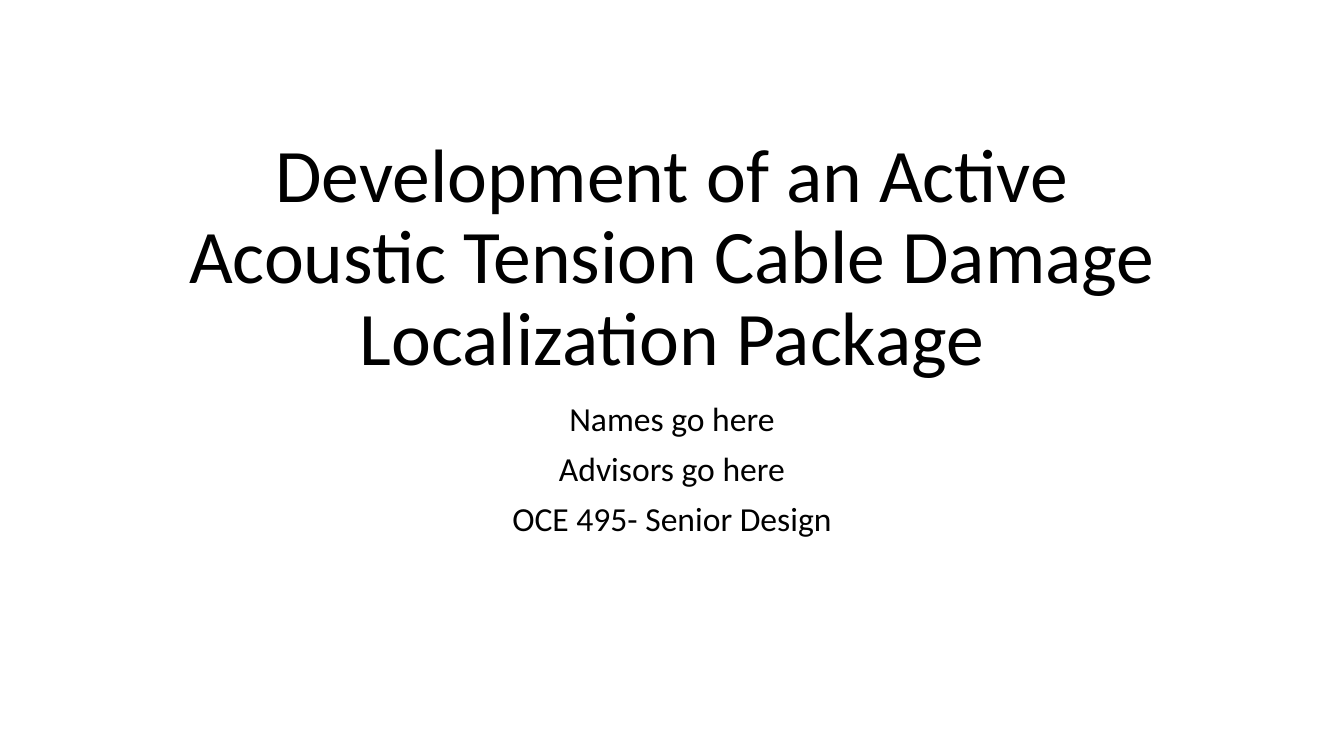
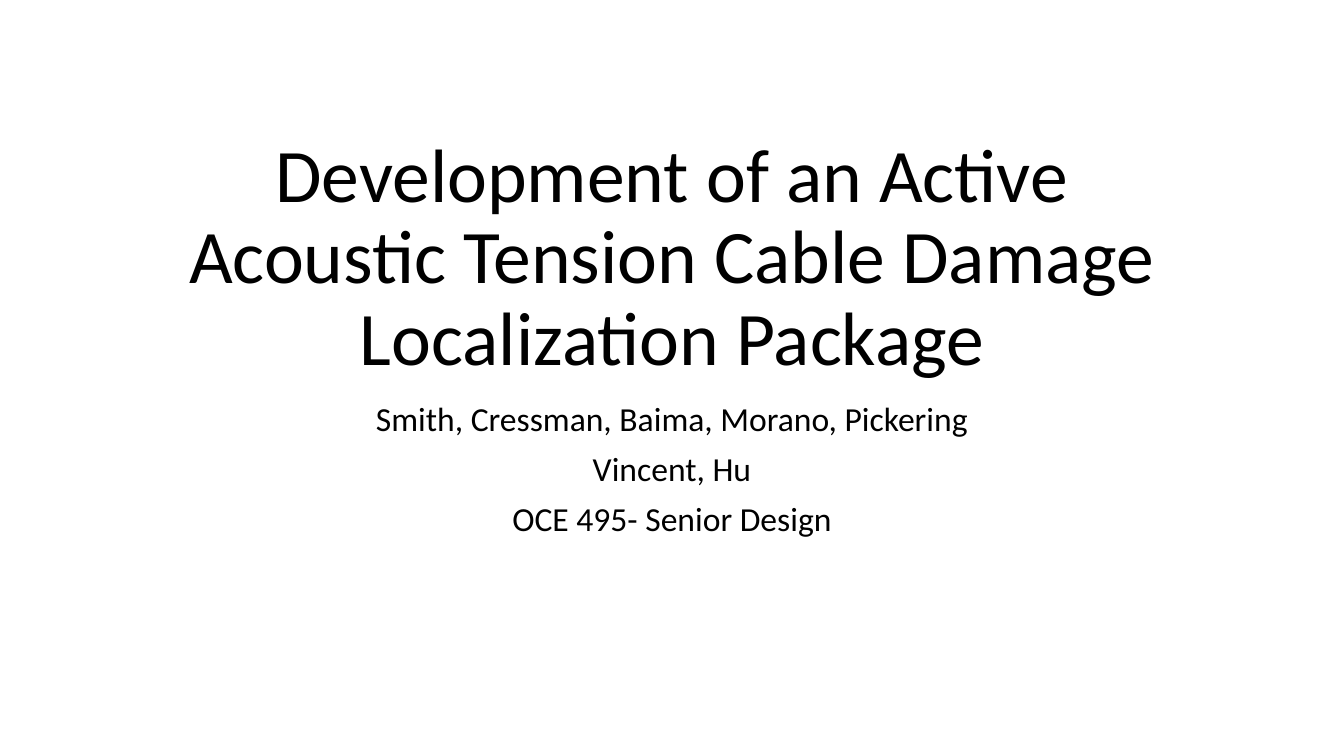
Before and after one commit to embeddedsensors/bridge-monitoring-doc, a slide deck: slide 1 of Preiliminary Report/Development of an Active Acoustic Tension Cable Damage.pptx. Drawn at 1344x756 pixels with LibreOffice and Linux fonts; fonts in the diff are those of the drawing. Boxes give left, top, right and bottom in pixels: in the first picture for what was removed or moved away, otherwise in the second. Text is boxed around its words. In the diff, an @@ line names an element or a change of style, - is before the commit and + after.

```diff
--- a/Preiliminary Report/Development of an Active Acoustic Tension Cable Damage.pptx
+++ b/Preiliminary Report/Development of an Active Acoustic Tension Cable Damage.pptx
@@ subtitle at (376,407,968,485): text changed @@
-Names go here
-Advisors go here
+Smith, Cressman, Baima, Morano, Pickering
+Vincent, Hu
```
Also in this commit, not shown: 2 other slides changed.
